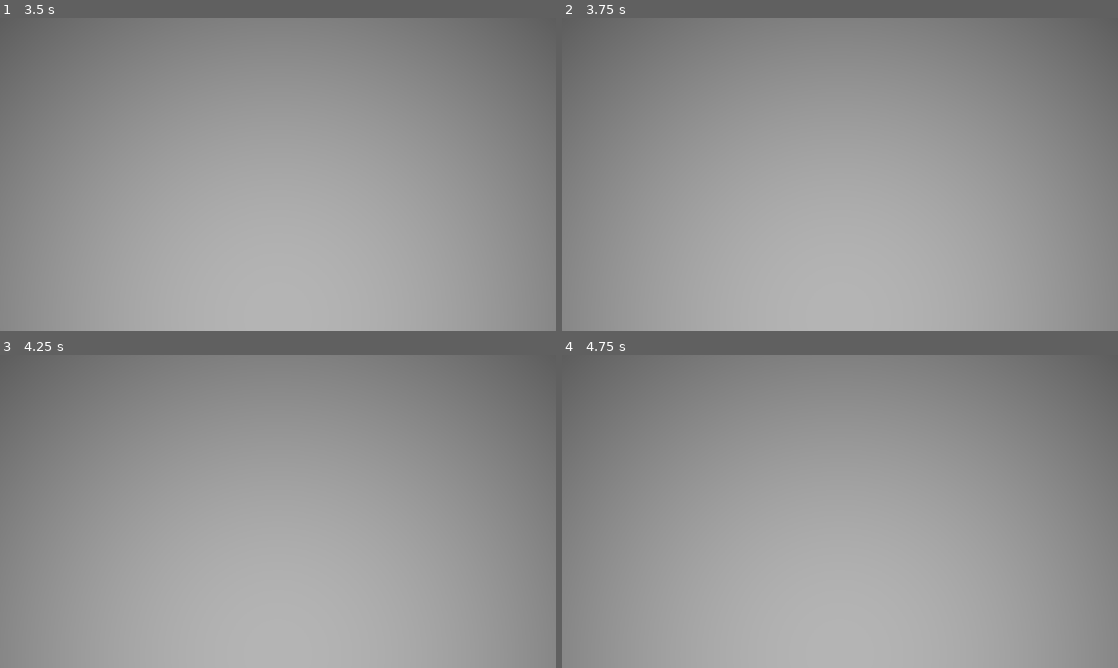
Above: before the commit, frames 1-4 (two rows, left to right).
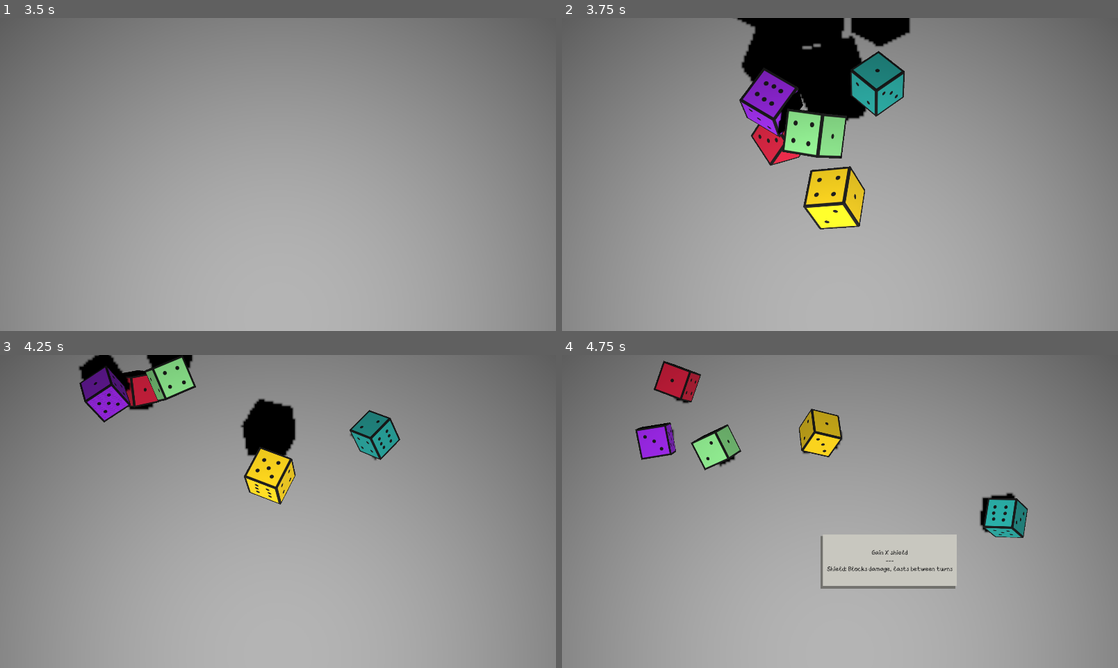
Above: after the commit, the same moments.

Repository: hulien22/bigmode-2023
Game: Godot game, scene res://scenes/combat.tscn
Same seed, same stepped clock (60 frames per second), same inputs: the game is played once before the commit and once after it.
Inputs (mouse positions are in pixels of both pictures, inside the frame that each line leads up to):
- Up to frame 1 (3.5 s): tap Enter at 0.5, 2 s; move the mouse to (400, 158) at 0.52 s; hold Shift 0.53-1.28 s; click (400, 158) at 0.67 s; tap Space (Launch) at 1.25, 1.35, 2.75 s; move the mouse to (166, 190) at 1.27 s; click (166, 190) at 1.42 s; tap Shift at 1.55, 2.85 s; move the mouse to (333, 105) at 2.02 s; hold Shift 2.03-2.78 s; click (333, 105) at 2.17 s; move the mouse to (250, 237) at 2.77 s; click (250, 237) at 2.92 s
- Up to frame 2 (3.75 s): click (984, 312) at 3.5 s, where only the run after the commit has a clickable "ROLL"
- Up to frame 3 (4.25 s): no input
- Up to frame 4 (4.75 s): move the mouse to (1006, 558) at 4.27 s; hold Shift from 4.28 s (still down); tap Space (Launch) at 4.35 s; click (1006, 558) at 4.42 s

Frame 1 is identical in both runs. In frame 2, 12% of the frame differs, in the area x 30-63%, y 0-68%; in frame 3, 6.4%; in frame 4, 7.8%.

Commit message:
ritualroom

Diff:
--- a/events.gd
+++ b/events.gd
@@ -7,3 +7,5 @@
 signal coins_updated()
 signal health_updated()
 signal abilities_updated()
+
+signal sacrificed_die(index:int)
--- a/game_state.gd
+++ b/game_state.gd
@@ -1,6 +1,6 @@
 extends Node
 
-enum GameScene {INTRO, DOORS, COMBAT, LOOT, SELECT_ABILITY, DICE_SHOP, REST}
+enum GameScene {INTRO, DOORS, COMBAT, LOOT, SELECT_ABILITY, DICE_SHOP, REST, RITUAL}
 
 var game_scene: GameScene
 var level: int = 0
--- a/scenes/MouseHandler.gd
+++ b/scenes/MouseHandler.gd
@@ -32,22 +32,29 @@
 
 			var die = selection.get("collider", null)
 			if die:
-				if !remove_on_select:
-					if Input.is_key_pressed(KEY_SHIFT):
-						toggle_all.emit(die.get_top_val(), !die.is_locked())
-					else:
-						die.toggle_locked()
-				else:
-					if GameState.player.coins < 2:
-						print("not enough money")
-						#TODO play err sound?
-						return
-					GameState.player.coins -= 2
-					GameState.player.dice.append([die.faces, die.die_color])
-					last_obj = null
-					last_obj_rid = 0
-					die.queue_free()
-					Events.emit_signal("coins_updated")
+				match GameState.game_scene:
+					GameState.GameScene.COMBAT:
+						if Input.is_key_pressed(KEY_SHIFT):
+							toggle_all.emit(die.get_top_val(), !die.is_locked())
+						else:
+							die.toggle_locked()
+					GameState.GameScene.DICE_SHOP:
+						if GameState.player.coins < 2:
+							print("not enough money")
+							#TODO play err sound?
+							return
+						GameState.player.coins -= 2
+						GameState.player.dice.append([die.faces, die.die_color])
+						last_obj = null
+						last_obj_rid = 0
+						die.queue_free()
+						Events.emit_signal("coins_updated")
+					GameState.GameScene.RITUAL:
+						last_obj = null
+						last_obj_rid = 0
+						Events.emit_signal("sacrificed_die", die.index)
+						die.queue_free()
+
 				SfxHandler.play_sfx(SfxHandler.GROUND_SFX, self, 1)
 	elif is_mouse_down:
 		is_mouse_down = false
--- a/scenes/combat.gd
+++ b/scenes/combat.gd
@@ -36,6 +36,7 @@
 	Events.connect("coins_updated", anim_coins)
 	Events.connect("health_updated", render_health)
 	Events.connect("abilities_updated", update_abilities)
+	Events.connect("sacrificed_die", sacrificed_die)
 #	process_start_combat()
 
 func go_to_scene(gs: GameState.GameScene):
@@ -43,7 +44,7 @@
 	hide_all_scenes()
 	match gs:
 		GameState.GameScene.INTRO:
-			var doors:Array[GameState.GameScene] = [GameState.GameScene.REST]
+			var doors:Array[GameState.GameScene] = [GameState.GameScene.COMBAT]
 #			var doors:Array[GameState.GameScene] = [GameState.GameScene.SELECT_ABILITY]
 			$DoorChoiceScreen.init(doors, "After a long trek you finally made it to the dungeon entrance..\nYou take a deep breath and enter through the front door")
 			$DoorChoiceScreen.connect("door_selected", _on_door_selected)
@@ -86,6 +87,11 @@
 			$RestScreen.show()
 			$RestScreen.connect("begin_upgrade", process_upgrade)
 			animate_abilities_slide(false)
+		GameState.GameScene.RITUAL:
+			$RitualScreen.connect("gg_go_next", end_ritual_scene)
+			$RitualScreen.show()
+			init_ritual_scene()
+			animate_abilities_slide(false)
 
 
 func hide_all_scenes():
@@ -96,6 +102,7 @@
 	$LootScreen.hide()
 	$DiceShopScreen.hide()
 	$RestScreen.hide()
+	$RitualScreen.hide()
 
 
 func generate_next_door_scene():
@@ -446,6 +453,7 @@
 
 func dice_shop_on_complete_roll(_results):
 	$DiceShopScreen/NextButton.disabled = false
+	dice_mgr.disconnect("complete_roll", dice_shop_on_complete_roll)
 
 func end_dice_shop():
 	dice_mgr.fade_away_dice()
@@ -467,3 +475,31 @@
 	for ab in ability_boxes:
 		ab.disconnect("ability_clicked", show_preview)
 	generate_next_door_scene()
+
+func init_ritual_scene():
+	$RestScreen/NextButton.disabled = true
+	dice_mgr.line_up_dice_after_roll = true
+#	dice_mgr.line_up_dice_after_roll = false
+	dice_mgr.dice_box_rect = Rect2(-7, -1.5, 9.5, 5.5)
+	dice_mgr.connect("complete_roll", ritual_screen_on_roll_complete)
+	dice_mgr.mouse_handler.remove_on_select = true
+	dice_mgr.dice.clear()
+	for d in GameState.player.dice:
+		dice_mgr.add_die(d[0], d[1])
+	dice_mgr.drop_all_dice()
+
+func ritual_screen_on_roll_complete(_results):
+	$RestScreen/NextButton.disabled = false
+	dice_mgr.disconnect("complete_roll", ritual_screen_on_roll_complete)
+
+func sacrificed_die(index:int):
+	GameState.player.dice.remove_at(index)
+	$RitualScreen.sacrificed_die()
+	await wait_secs(0.2)
+	dice_mgr.fade_away_dice()
+	dice_mgr.dice.clear()
+
+func end_ritual_scene():
+	dice_mgr.fade_away_dice()
+	dice_mgr.dice.clear()
+	generate_next_door_scene()
--- a/scenes/combat.tscn
+++ b/scenes/combat.tscn
@@ -23,6 +23,7 @@
 [ext_resource type="PackedScene" uid="uid://chht5vf7n33tl" path="res://scenes/loot.tscn" id="17_typ2y"]
 [ext_resource type="PackedScene" uid="uid://culwykxollff1" path="res://scenes/diceshop.tscn" id="18_iaon4"]
 [ext_resource type="PackedScene" uid="uid://duxix8w6sngbf" path="res://scenes/restroom.tscn" id="19_t1oyl"]
+[ext_resource type="PackedScene" uid="uid://cb57lhpjwpcfx" path="res://scenes/ritual.tscn" id="20_ngfl2"]
 
 [sub_resource type="ShaderMaterial" id="ShaderMaterial_hvqtu"]
 shader = ExtResource("8_w723f")
@@ -225,6 +226,8 @@
 visible = false
 
 [node name="RestScreen" parent="." instance=ExtResource("19_t1oyl")]
+
+[node name="RitualScreen" parent="." instance=ExtResource("20_ngfl2")]
 
 [node name="SubViewportContainer" type="SubViewportContainer" parent="."]
 z_index = 10
--- a/scenes/dicemgr.gd
+++ b/scenes/dicemgr.gd
@@ -67,7 +67,7 @@
 #todo die type? or type of die or smth
 func add_die(faces:Array, die_color:Color):
 	var d = DIE_SCENE.instantiate()
-	d.init(faces, die_color)
+	d.init(faces, die_color, dice.size())
 	d.enable(false)
 	d.visible = false;
 	$Dice.add_child(d)
--- a/scenes/diceshop.tscn
+++ b/scenes/diceshop.tscn
@@ -4,9 +4,9 @@
 [ext_resource type="Texture2D" uid="uid://cpy0266ipvs8r" path="res://art/prototyping/realtabletest3.png" id="2_rt6fx"]
 [ext_resource type="FontFile" uid="uid://bncijok7osr4i" path="res://fonts/CrayonLibre.ttf" id="3_5puu7"]
 [ext_resource type="PackedScene" uid="uid://3m5ea5q8mf5e" path="res://scenes/character.tscn" id="3_22kap"]
-[ext_resource type="Texture2D" uid="uid://canavrt88q2vv" path="res://art/characters/diceshop.png" id="4_bnq0h"]
+[ext_resource type="Texture2D" uid="uid://sn62swogegbj" path="res://art/characters/ritual.png" id="4_nbf2k"]
 
-[node name="DiceShop" type="Node2D"]
+[node name="DiceShop2" type="Node2D"]
 script = ExtResource("1_55gts")
 
 [node name="Realtabletest3" type="Sprite2D" parent="."]
@@ -16,7 +16,7 @@
 
 [node name="character2" parent="." instance=ExtResource("3_22kap")]
 position = Vector2(1103, 184)
-sprite_ = ExtResource("4_bnq0h")
+sprite_ = ExtResource("4_nbf2k")
 
 [node name="Text" type="Label" parent="."]
 modulate = Color(0.121569, 0.117647, 0.121569, 1)
@@ -27,13 +27,11 @@
 rotation = -0.00178233
 theme_override_fonts/font = ExtResource("3_5puu7")
 theme_override_font_sizes/font_size = 50
-text = "Buy some dice?
+text = "You find a strange ritual circle glowing with power..
 
-2 coins each
+Your dice tremble in fear...
 
-Click to purchase
-
-Right click to view sides"
+Choose a die to sacrifice?"
 horizontal_alignment = 1
 autowrap_mode = 3
 
@@ -45,4 +43,4 @@
 focus_mode = 0
 theme_override_fonts/font = ExtResource("3_5puu7")
 theme_override_font_sizes/font_size = 70
-text = "Next"
+text = "Skip"
--- a/scenes/die.gd
+++ b/scenes/die.gd
@@ -21,6 +21,7 @@
 var die_color = Color.WHITE
 var faces = [1,2,6,5,3,4]
 var face_texture:ImageTexture
+var index:int = 0
 
 # Called when the node enters the scene tree for the first time.
 func _ready():
@@ -33,9 +34,10 @@
 	connect("body_entered", Callable(on_collision))
 #	drop();
 
-func init(f: Array, c: Color):
+func init(f: Array, c: Color, i:int):
 	faces = f
 	die_color = c
+	index = i
 
 # Called every frame. 'delta' is the elapsed time since the previous frame.
 func _process(delta):
--- /dev/null
+++ b/scenes/ritual.gd
@@ -0,0 +1,20 @@
+extends Node2D
+
+signal gg_go_next()
+
+func _ready():
+	$NextButton.connect("pressed", _on_nextbtn_pressed)
+
+func _on_nextbtn_pressed():
+	gg_go_next.emit()
+
+func init():
+	$NextButton.text = "Skip"
+	$Text.text = "You find a ritual circle glowing with power\n\nYour dice tremble in fear\n\nSacrifice a die?"
+
+func sacrificed_die():
+	$NextButton.text = "Continue"
+	$Text.text = "The die disappears in a blast of dark energy\n\nYou feel the power enter you and strengthen you\n\nMax health increased!"
+	GameState.player.max_health += 5
+	GameState.player.health += 5
+	Events.emit_signal("health_updated")
--- /dev/null
+++ b/scenes/ritual.tscn
@@ -0,0 +1,46 @@
+[gd_scene load_steps=6 format=3 uid="uid://cb57lhpjwpcfx"]
+
+[ext_resource type="Script" path="res://scenes/ritual.gd" id="1_xx4u2"]
+[ext_resource type="Texture2D" uid="uid://cpy0266ipvs8r" path="res://art/prototyping/realtabletest3.png" id="2_gdndg"]
+[ext_resource type="PackedScene" uid="uid://3m5ea5q8mf5e" path="res://scenes/character.tscn" id="3_c1i3m"]
+[ext_resource type="Texture2D" uid="uid://sn62swogegbj" path="res://art/characters/ritual.png" id="4_nx2nx"]
+[ext_resource type="FontFile" uid="uid://bncijok7osr4i" path="res://fonts/CrayonLibre.ttf" id="5_tufhi"]
+
+[node name="DiceShop" type="Node2D"]
+script = ExtResource("1_xx4u2")
+
+[node name="Realtabletest3" type="Sprite2D" parent="."]
+visible = false
+position = Vector2(960, 540)
+texture = ExtResource("2_gdndg")
+
+[node name="character2" parent="." instance=ExtResource("3_c1i3m")]
+position = Vector2(1103, 184)
+sprite_ = ExtResource("4_nx2nx")
+
+[node name="Text" type="Label" parent="."]
+modulate = Color(0.121569, 0.117647, 0.121569, 1)
+offset_left = 201.0
+offset_top = 331.0
+offset_right = 1729.0
+offset_bottom = 758.0
+rotation = -0.00178233
+theme_override_fonts/font = ExtResource("5_tufhi")
+theme_override_font_sizes/font_size = 50
+text = "You find a ritual circle glowing with power
+
+Your dice tremble in fear
+
+Sacrifice a die?"
+horizontal_alignment = 1
+autowrap_mode = 3
+
+[node name="NextButton" type="Button" parent="."]
+offset_left = 838.0
+offset_top = 933.0
+offset_right = 1082.0
+offset_bottom = 1056.0
+focus_mode = 0
+theme_override_fonts/font = ExtResource("5_tufhi")
+theme_override_font_sizes/font_size = 70
+text = "Skip"
Not shown: 1 places in scenes/combat.tscn that only renumber resources
